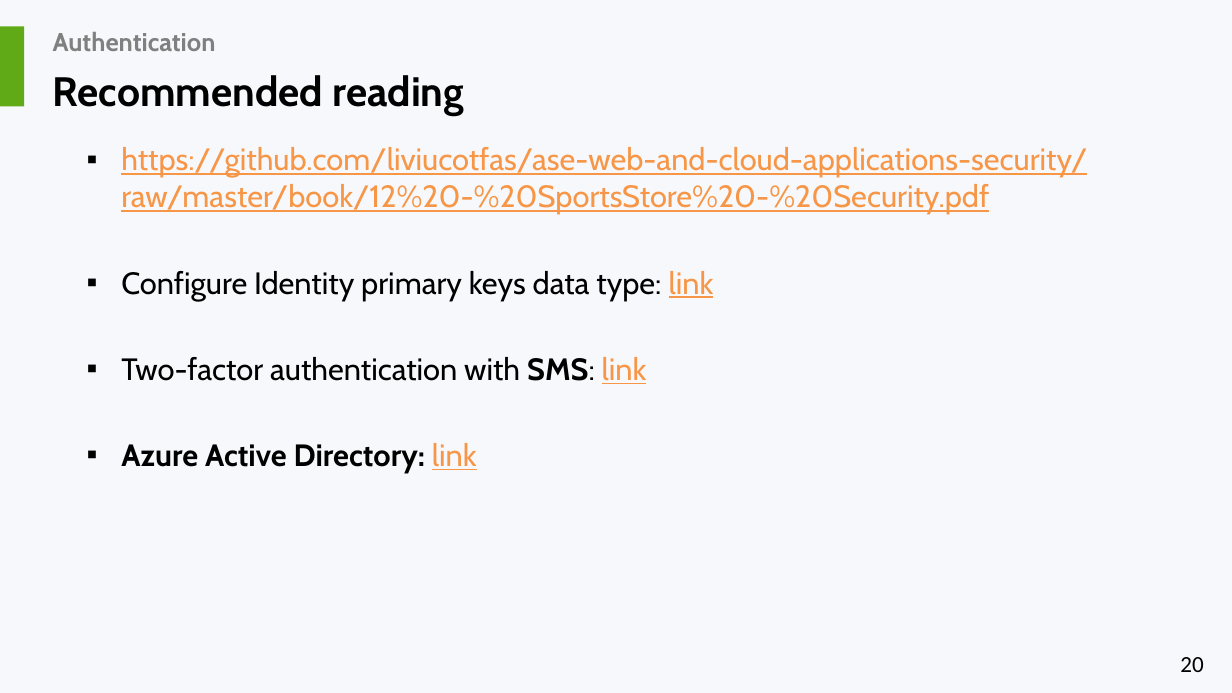
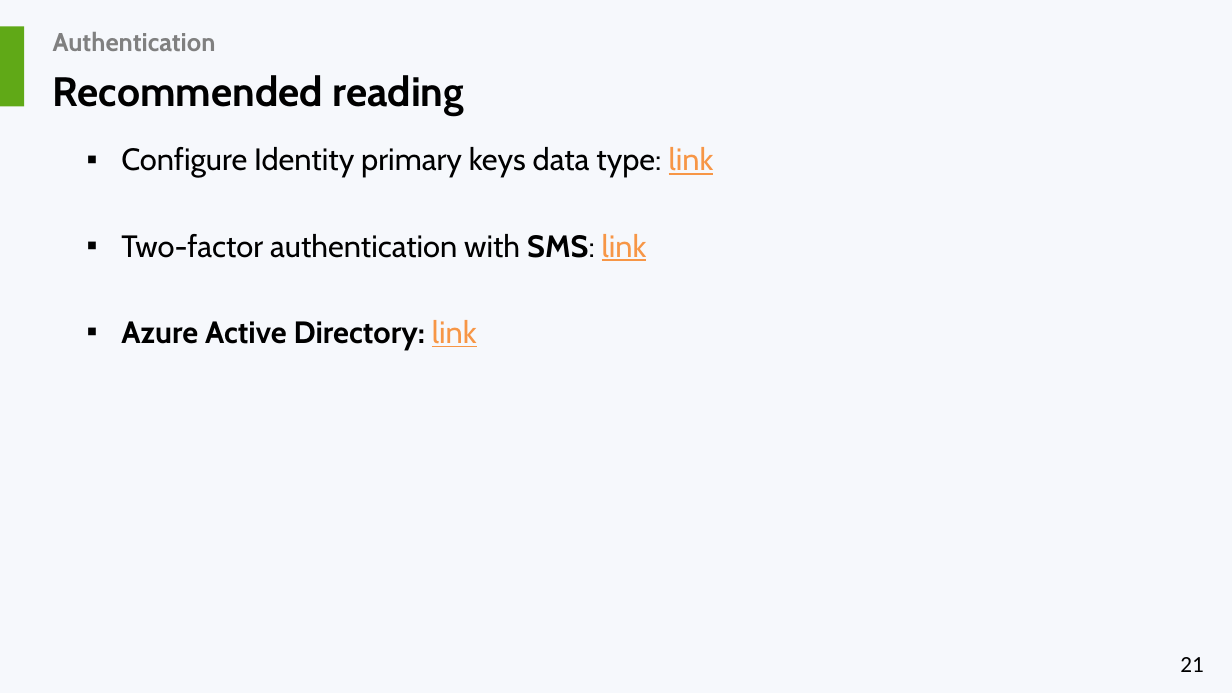
Before and after one commit to liviucotfas/ase-web-and-cloud-applications-security, a slide deck: slide 21 of Presentation ASPNET MVC Core - Part II.pptx (slide 20 before the commit). Drawn at 1232x693 pixels with LibreOffice and Linux fonts; fonts in the diff are those of the drawing. Boxes give left, top, right and bottom in pixels: in the first picture for what was removed or moved away, otherwise in the second. Text is boxed around its words. In the diff, an @@ line names an element or a change of style, - is before the commit and + after.

```diff
--- a/Presentation ASPNET MVC Core - Part II.pptx
+++ b/Presentation ASPNET MVC Core - Part II.pptx
@@ text at (121, 147, 1087, 214): paragraph removed @@
-▪ https://github.com/liviucotfas/ase-web-and-cloud-applications-security/raw/master/book/12%20-%20SportsStore%20-%20Security.pdf
@@ page number at (1180, 657, 1203, 672): text changed @@
-20
+21
```
Also in this commit, not shown: 3 other slides changed, 2 slides added, 6 other files.
